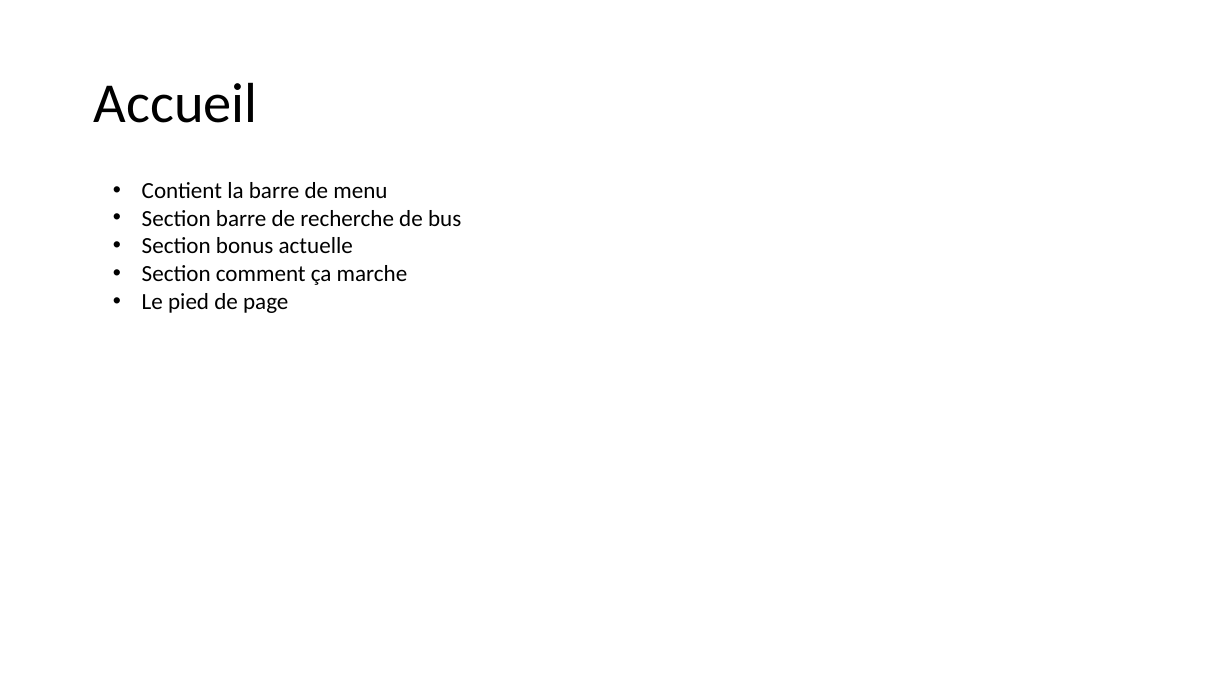
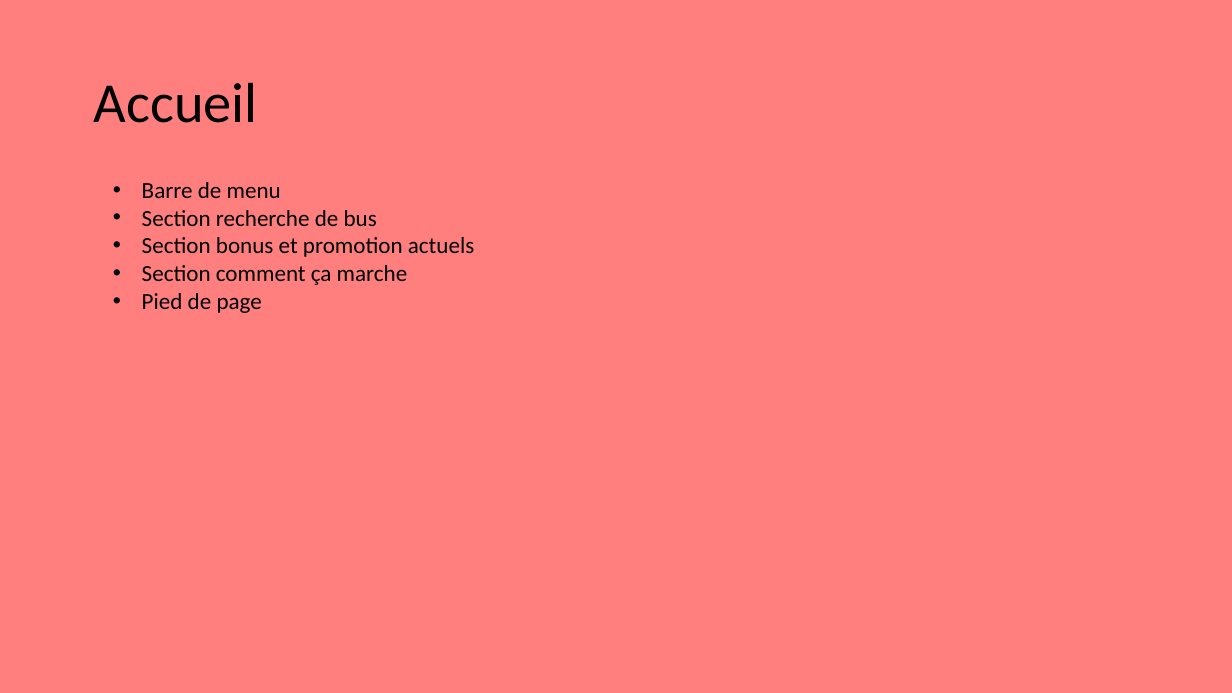
Before and after one commit to Traore-Yao/flash-go-Docs-repo-, a slide deck: slide 2 of plan du site.pptx. Drawn at 1232x693 pixels with LibreOffice and Linux fonts; fonts in the diff are those of the drawing. Boxes give left, top, right and bottom in pixels: in the first picture for what was removed or moved away, otherwise in the second. Text is boxed around its words. In the diff, an @@ line names an element or a change of style, - is before the commit and + after.

```diff
--- a/plan du site.pptx
+++ b/plan du site.pptx
@@ background #FFFFFF to #FF0000 at 50% opacity @@
@@ text at (x1=142, y1=182, x2=474, y2=257): text changed @@
-• Contient la barre de menu
-• Section barre de recherche de bus
-• Section bonus actuelle
+• Barre de menu
+• Section recherche de bus
+• Section bonus et promotion actuels
@@ text at (x1=142, y1=293, x2=262, y2=313): text changed @@
-• Le pied de page
+• Pied de page
```
Also in this commit, not shown: 5 other slides changed, 7 slides added.
